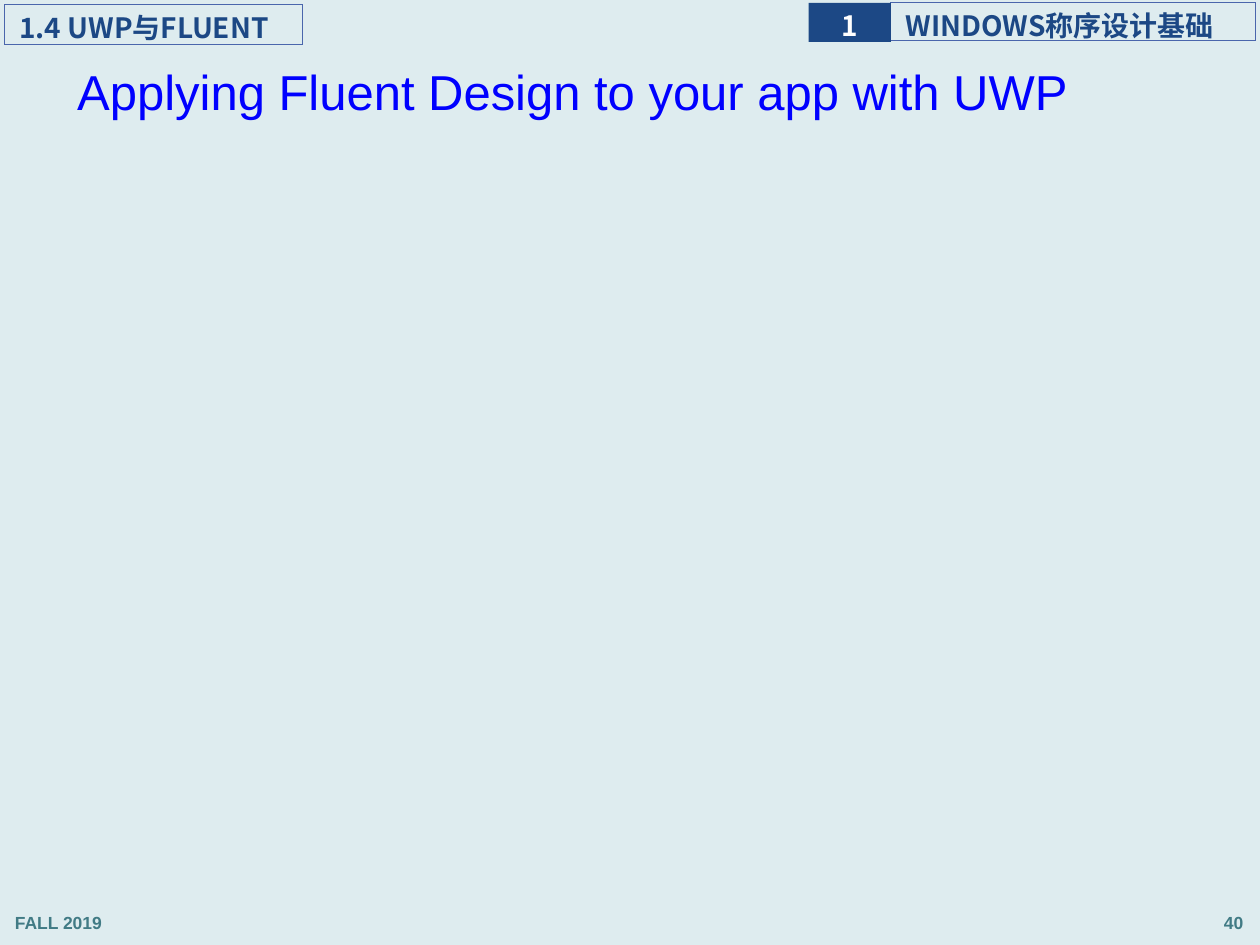
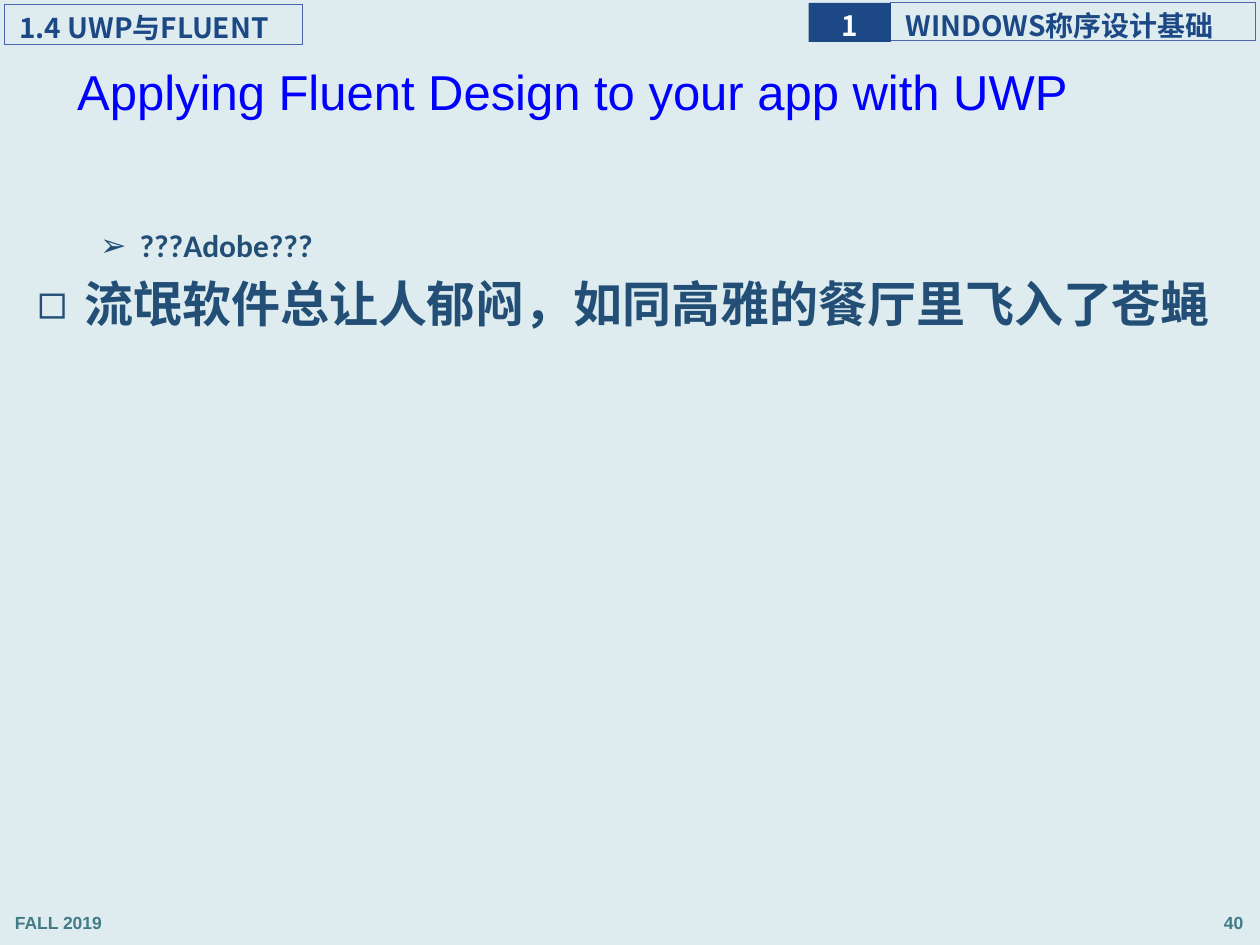
Before and after one commit to programming-windows/ppt, a slide deck: slide 40 of programmingWindows_1.pptx. Drawn at 1260x945 pixels with LibreOffice and Linux fonts; fonts in the diff are those of the drawing. Boxes give left, top, right and bottom in pixels: in the first picture for what was removed or moved away, otherwise in the second. Text is boxed around its words. In the diff, an @@ line names an element or a change of style, - is before the commit and + after.

```diff
--- a/programmingWindows_1.pptx
+++ b/programmingWindows_1.pptx
@@ text added at (84, 235, 1209, 329), 28 pt, text #234F77, bold @@
+  ➢ ???Adobe???
+◻ 流氓软件总让人郁闷，如同高雅的餐厅里飞入了苍蝇
```
Also in this commit, not shown: 17 other slides changed, 5 slides added.
